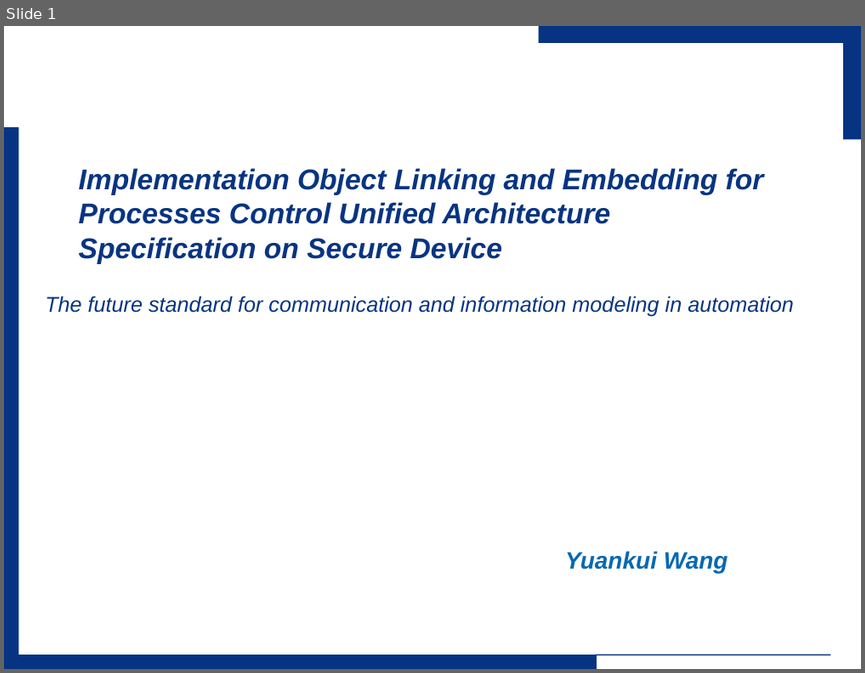
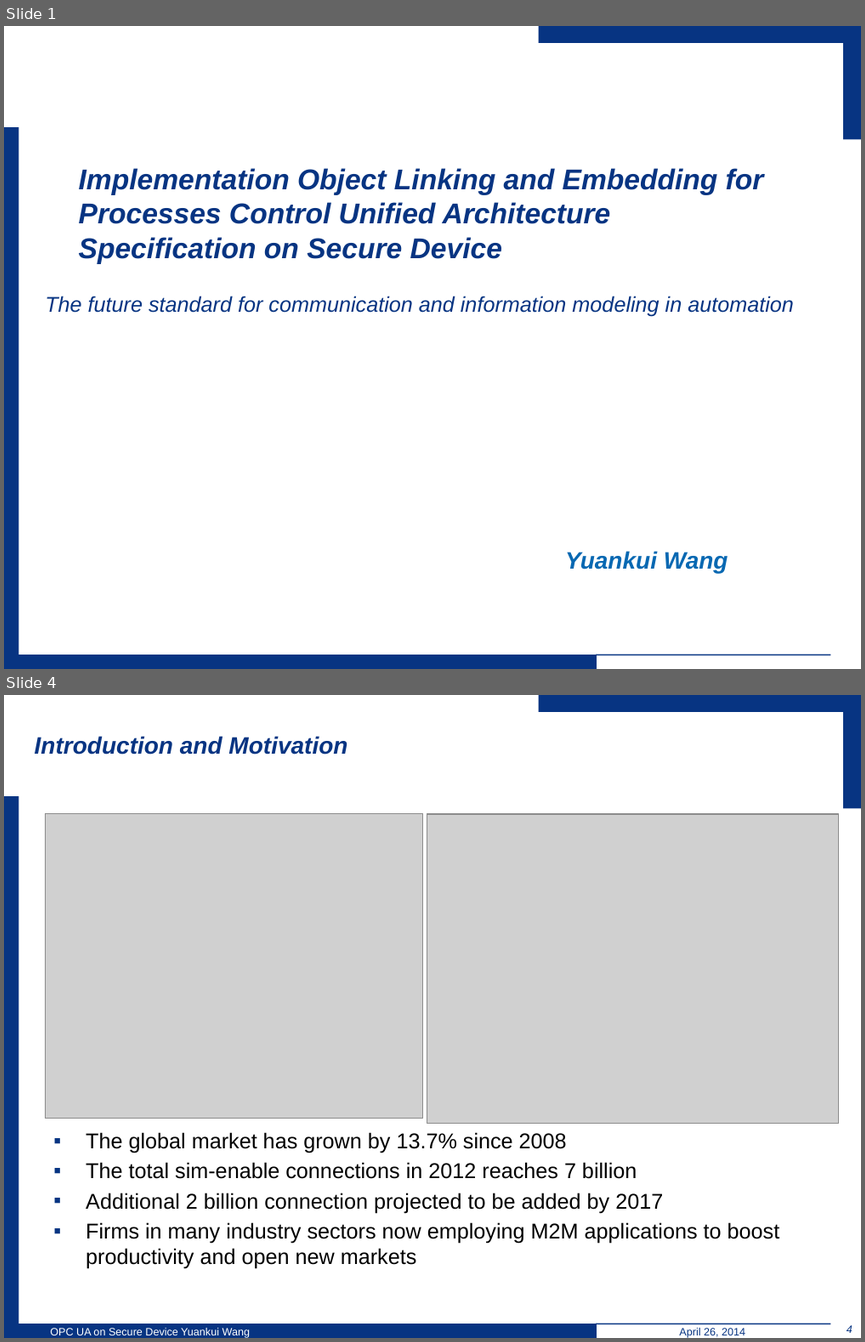
Before and after one commit to wsuetholz/opc-ua-wangyk-upb-morpho, a slide deck: ppt/Einleitung.pptx. Shown one above the other, each under a label of ours: slide 1 before the commit, slides 1 and 4 after it; the slides between them are not shown. The pictures are 865x673 and 865x1342 pixels, drawn with LibreOffice and Linux fonts; fonts in the diff are those of the drawing; grey boxes stand for pictures; background and template pictures are left out. Boxes give left, top, right and bottom in pixels: in the first picture for what was removed or moved away, otherwise in the second. Text is boxed around its words. In the diff, an @@ line names an element or a change of style, - is before the commit and + after.

```diff
--- a/ppt/Einleitung.pptx
+++ b/ppt/Einleitung.pptx
@@ slide 4 added at box(4, 695, 861, 1338), background #FFFFFF; not listed: 5 template elements that a slide beside it also shows @@
@@ title added at box(35, 736, 347, 755), 20 pt, text #073482, bold, italic @@
+Introduction and Motivation
@@ picture added at box(45, 813, 423, 1118) @@
@@ picture added at box(427, 814, 839, 1123) @@
@@ text added at box(86, 1132, 780, 1269), 18 pt, text #000000 @@
+▪ The global market has grown by 13.7% since 2008
+▪ The total sim-enable connections in 2012 reaches 7 billion
+▪ Additional 2 billion connection projected to be added by 2017
+▪ Firms in many industry sectors now employing M2M applications to boost productivity and open new markets
@@ text added at box(50, 1327, 250, 1338), 9 pt, text #FFFFFF @@
+OPC UA on Secure Device Yuankui Wang
@@ text added at box(679, 1327, 745, 1338), 9 pt, text #073482 @@
+April 26, 2014
@@ page number added at box(846, 1325, 852, 1333), 9 pt, text #073482 @@
+4
```
Also in this commit, not shown: 17 slides changed, 3 other slides added, 1 slide removed.
